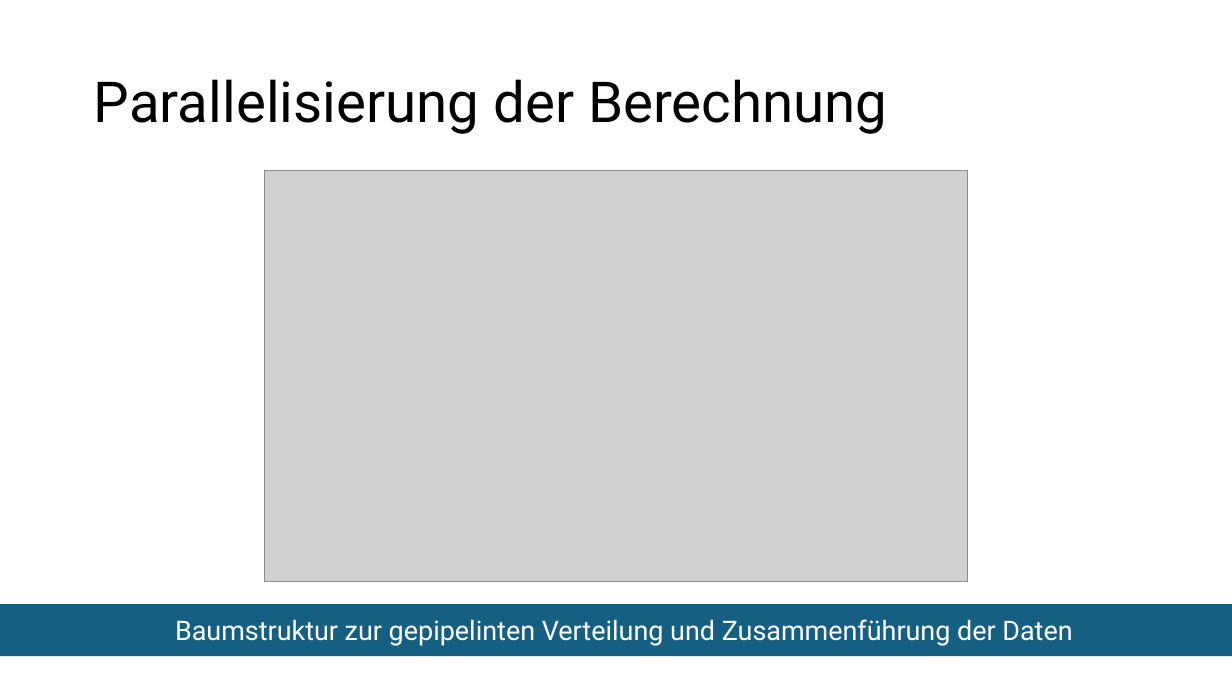
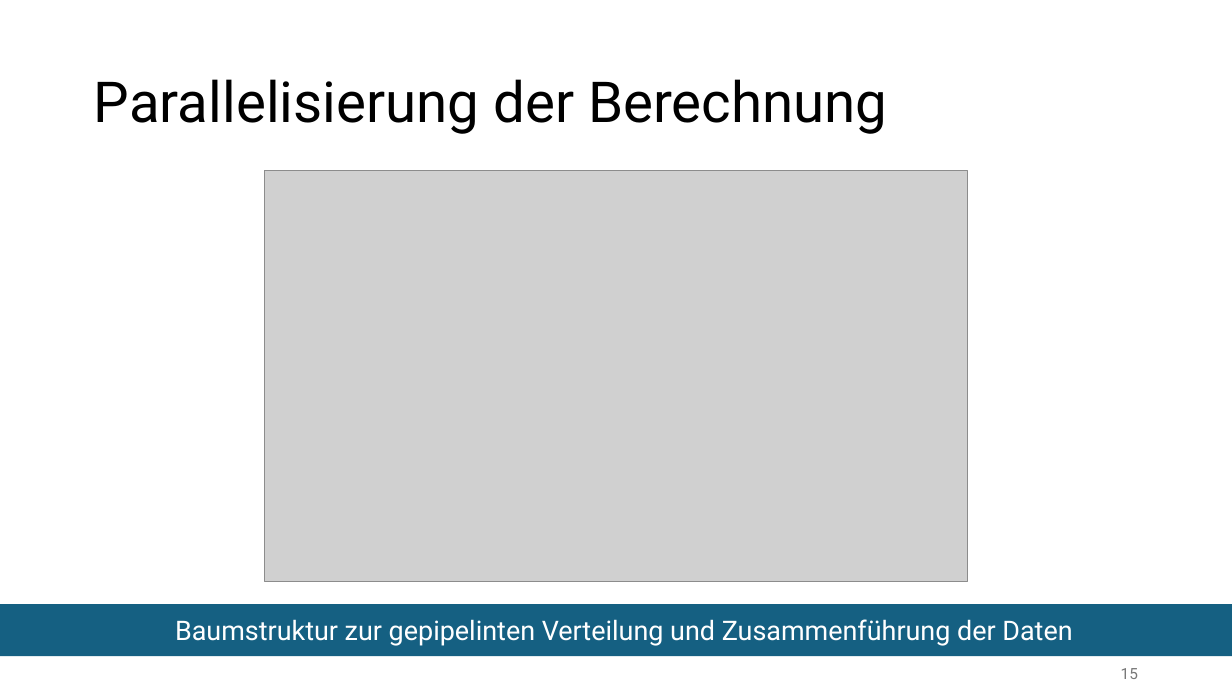
Before and after one commit to Preunicom/FractalCore, a slide deck: slide 15 of docs/Endpraesentation/DAPI_FractalCore_Endpraesentation.pptx. Drawn at 1232x693 pixels with LibreOffice and Linux fonts; fonts in the diff are those of the drawing; grey boxes stand for pictures. Boxes give left, top, right and bottom in pixels: in the first picture for what was removed or moved away, otherwise in the second. Text is boxed around its words. In the diff, an @@ line names an element or a change of style, - is before the commit and + after.

```diff
--- a/docs/Endpraesentation/DAPI_FractalCore_Endpraesentation.pptx
+++ b/docs/Endpraesentation/DAPI_FractalCore_Endpraesentation.pptx
@@ page number added at [1121,668,1138,679], 12 pt, text #797979 @@
+15
```
Also in this commit, not shown: 19 other slides changed, 1 slide added, 1 other file.
